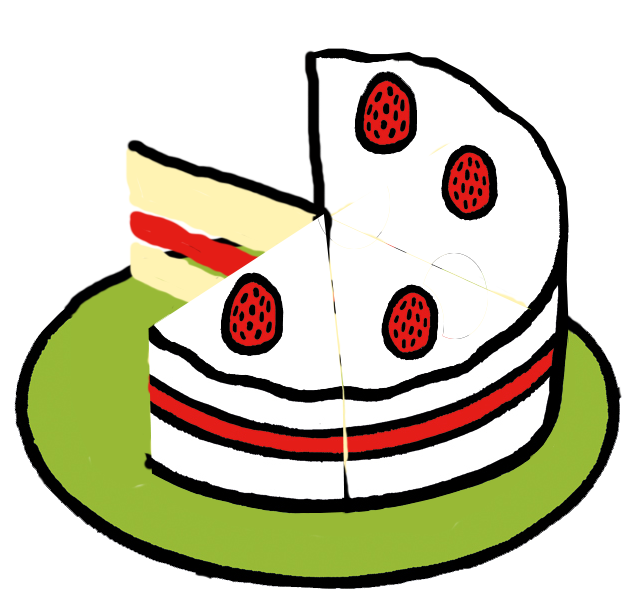
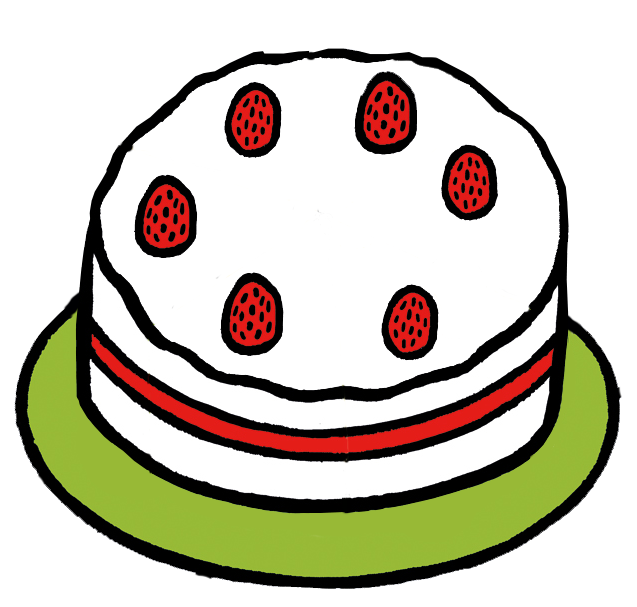
The second (637, 607) image is a revision of the first. Changes to its layers:
painted on "base6" over (x1=145, y1=212, x2=353, y2=513)
painted on "fillinglines5" over (x1=166, y1=155, x2=326, y2=223)
painted on "filling5" over (x1=146, y1=219, x2=315, y2=456)
showed "base5", painted on it over (x1=75, y1=139, x2=328, y2=474)
painted on "fillinglines1" over (x1=478, y1=276, x2=488, y2=289)
painted on "base1" over (x1=324, y1=215, x2=531, y2=339)
painted on "filling2" over (x1=359, y1=231, x2=527, y2=306)
painted on "base2" over (x1=345, y1=112, x2=500, y2=290)
hid "outsidelines34" over (x1=304, y1=50, x2=332, y2=223)
painted on "filling3" over (x1=328, y1=202, x2=354, y2=219)
painted on "base3" over (x1=305, y1=51, x2=451, y2=222)
hid "outsidelines45" over (x1=126, y1=139, x2=330, y2=218)
showed "fillinglines4" over (x1=118, y1=140, x2=331, y2=359)
painted on "filling4" over (x1=132, y1=145, x2=316, y2=213)
showed "base4", painted on it over (x1=122, y1=50, x2=322, y2=313)
painted on "plate" over (x1=76, y1=314, x2=523, y2=537)
